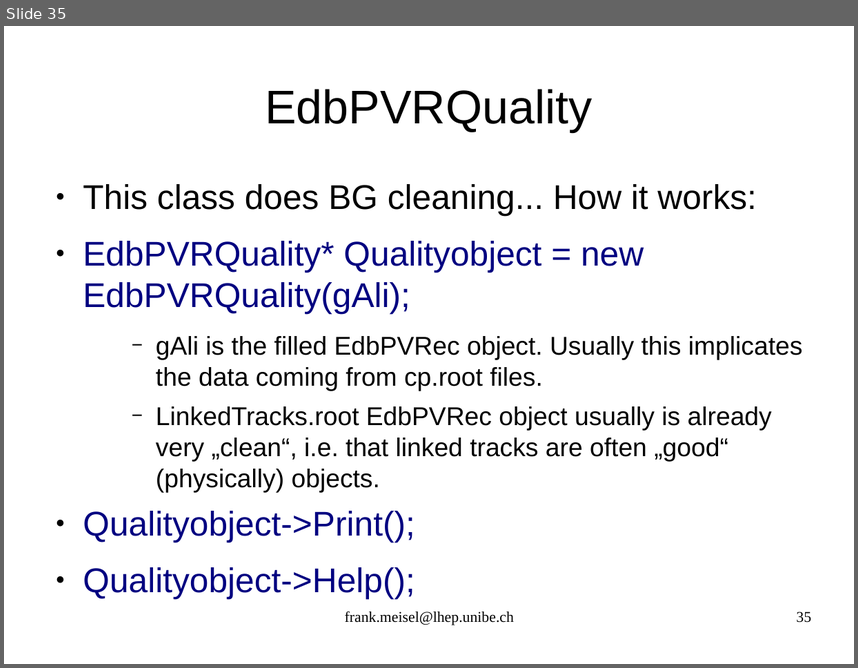
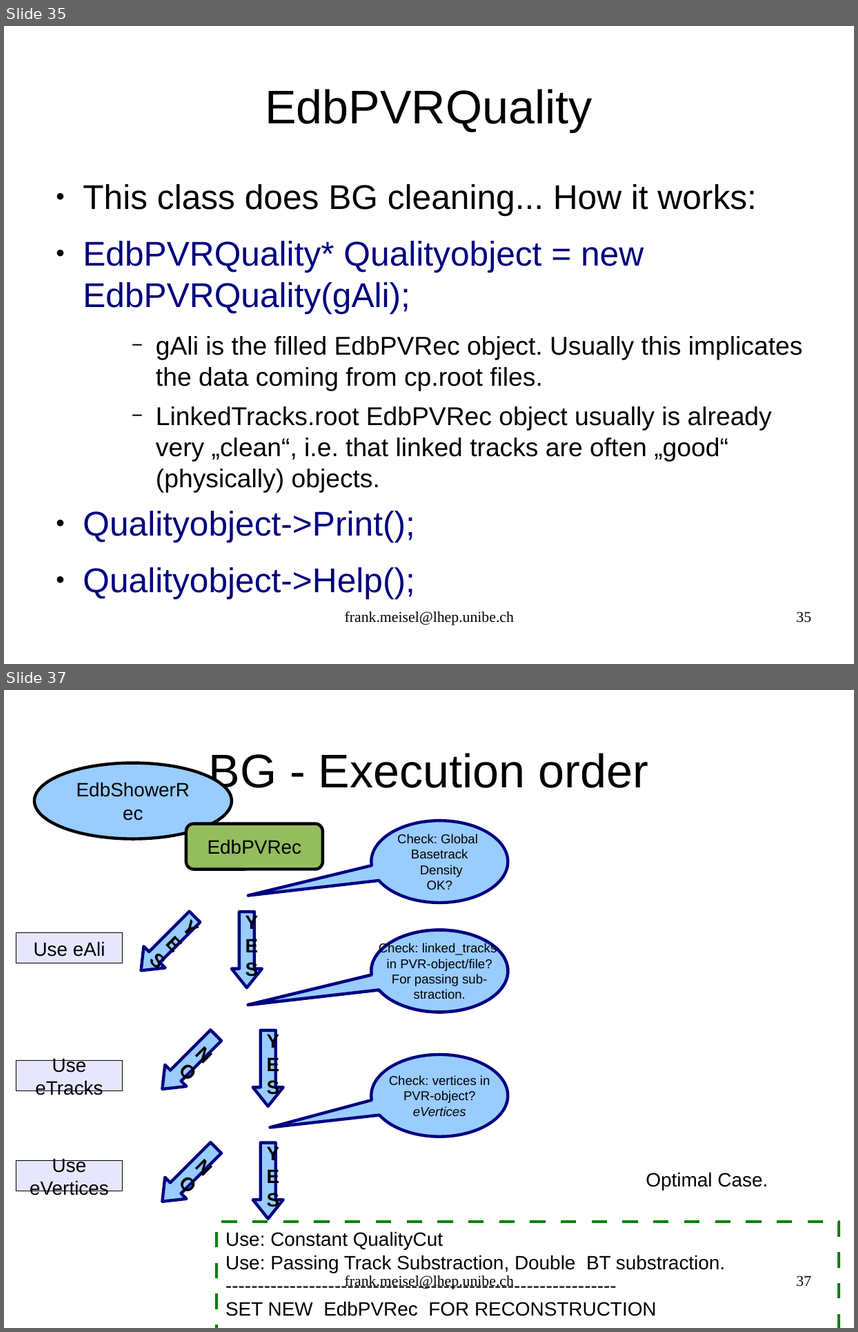
Before and after one commit to antonioiuliano2/fedra, a slide deck: src/libShower/documentation/libShowerMANUAL.odp. Shown one above the other, each under a label of ours: slide 35 before the commit, slides 35 and 37 after it; the slides between them are not shown. The pictures are 858x668 and 858x1332 pixels, drawn with LibreOffice and Linux fonts; fonts in the diff are those of the drawing. Boxes give left, top, right and bottom in pixels: in the first picture for what was removed or moved away, otherwise in the second. Text is boxed around its words. In the diff, an @@ line names an element or a change of style, - is before the commit and + after.

```diff
--- a/src/libShower/documentation/libShowerMANUAL.odp
+++ b/src/libShower/documentation/libShowerMANUAL.odp
@@ slide 37 added at <box>4,690,854,1328</box>, background #FFFFFF @@
@@ ellipse added at <box>34,762,232,838</box>, fill #99CCFF, outline #000000 2.83 pt, 18 pt, text #000000 @@
+EdbShowerRec
@@ title added at <box>209,753,648,796</box>, 44 pt, text #000000 @@
+BG - Execution order
@@ rounded rectangle added at <box>186,823,323,869</box>, fill #94BD5E, outline #000000 2.83 pt, 18 pt, text #000000 @@
+EdbPVRec
@@ speech bubble added at <box>371,820,508,902</box>, fill #99CCFF, outline #000080 2.83 pt, 12 pt, text #000000 @@
+Check: Global
+Basetrack
+Density
+OK?
@@ down arrow added at <box>130,907,205,981</box>, fill #99CCFF, outline #000080 2.83 pt, 18 pt, text #000000, bold @@
+YES
@@ down arrow added at <box>232,911,261,987</box>, fill #99CCFF, outline #000080 2.83 pt, 18 pt, text #000000, bold @@
+YES
@@ rectangle added at <box>16,933,123,963</box>, fill #E6E6FF, outline #000000 0 pt, 18 pt, text #000000 @@
+Use eAli
@@ speech bubble added at <box>371,930,508,1012</box>, fill #99CCFF, outline #000080 2.83 pt, 12 pt, text #000000 @@
+Check: linked_tracks
+in PVR-object?
+eTracks
@@ speech bubble added at <box>371,930,508,1012</box>, fill #99CCFF, outline #000080 2.83 pt, 12 pt, text #000000 @@
+Check: linked_tracks
+in PVR-object/file?
+For passing sub-
+straction.
@@ down arrow added at <box>152,1025,226,1099</box>, fill #99CCFF, outline #000080 2.83 pt, 18 pt, text #000000, bold @@
+NO
@@ down arrow added at <box>253,1030,283,1106</box>, fill #99CCFF, outline #000080 2.83 pt, 18 pt, text #000000, bold @@
+YES
@@ rectangle added at <box>16,1061,123,1090</box>, fill #E6E6FF, outline #000000 0 pt, 18 pt, text #000000 @@
+Use eTracks
@@ speech bubble added at <box>371,1054,508,1136</box>, fill #99CCFF, outline #000080 2.83 pt, 12 pt, text #000000 @@
+Check: vertices in
+PVR-object?
+eVertices
@@ down arrow added at <box>152,1137,226,1212</box>, fill #99CCFF, outline #000080 2.83 pt, 18 pt, text #000000, bold @@
+NO
@@ down arrow added at <box>253,1143,283,1219</box>, fill #99CCFF, outline #000080 2.83 pt, 18 pt, text #000000, bold @@
+YES
@@ rectangle added at <box>16,1161,123,1191</box>, fill #E6E6FF, outline #000000 0 pt, 18 pt, text #000000 @@
+Use eVertices
@@ text added at <box>646,1172,768,1190</box>, 18 pt, text #000000 @@
+Optimal Case.
@@ rectangle added at <box>217,1221,840,1328</box>, outline #008000 2.83 pt, 18 pt, text #000000 @@
+Use: Constant QualityCut
+Use: Passing Track Substraction, Double BT substraction.
+-------------------------------------------------------------
+SET NEW EdbPVRec FOR RECONSTRUCTION
@@ text added at <box>345,1274,514,1289</box>, 14 pt, text #000000 @@
+frank.meisel@lhep.unibe.ch
@@ page number added at <box>796,1275,811,1286</box>, 14 pt, text #000000 @@
+37
```
Also in this commit, not shown: 1 other slide added, 2 other files.
